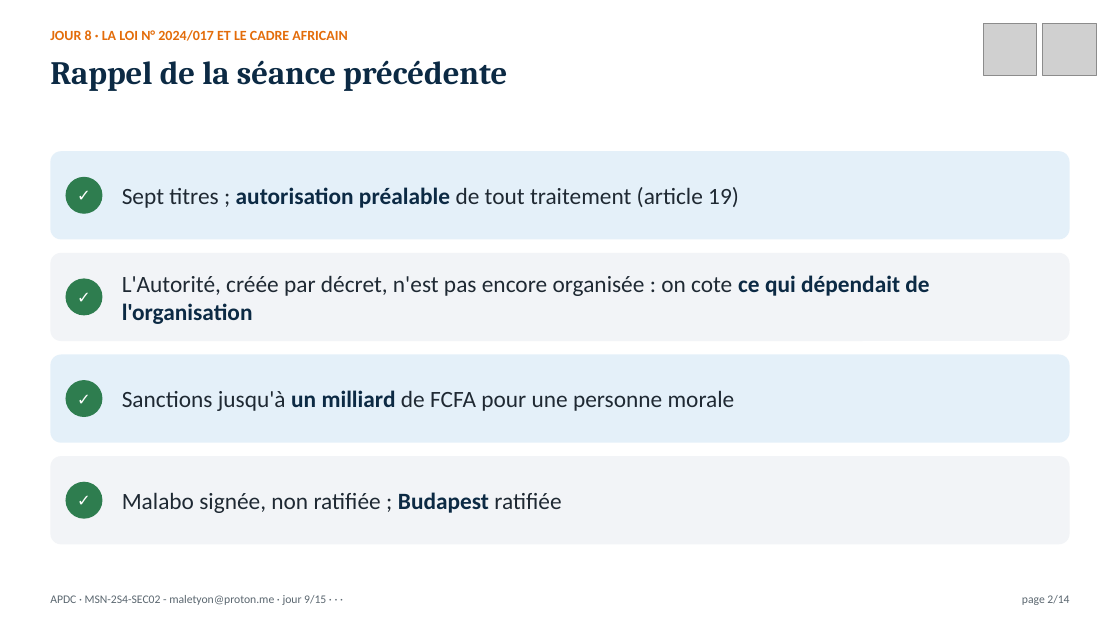
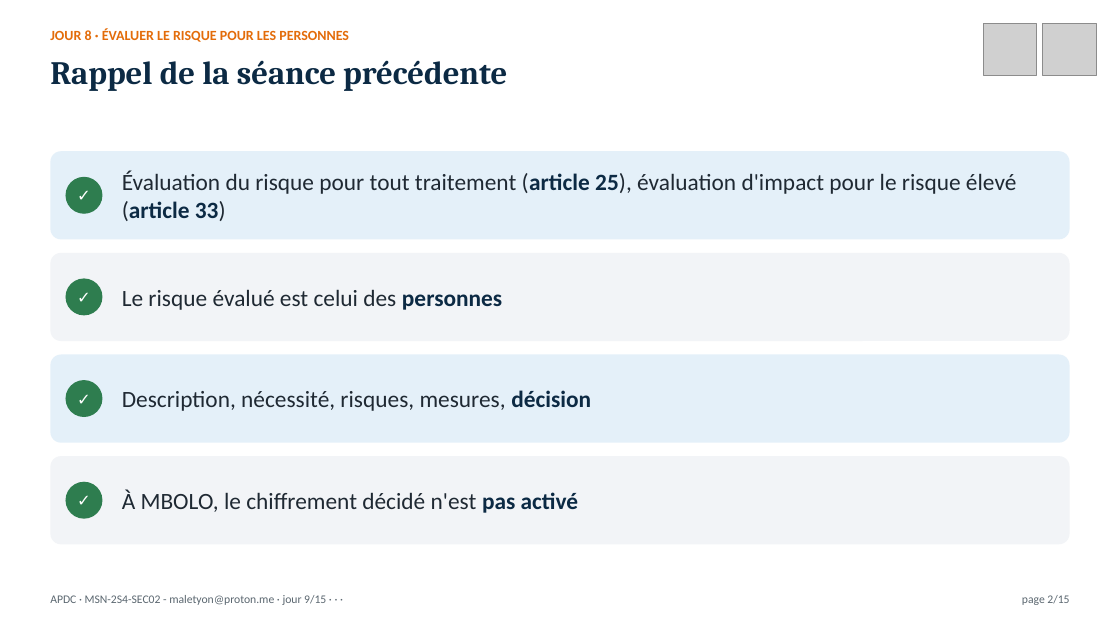
Before and after one commit to MaletYon/cours-apdc, a slide deck: slide 2 of Présentation/APDC_J09.pptx. Drawn at 1120x630 pixels with LibreOffice and Linux fonts; fonts in the diff are those of the drawing; grey boxes stand for pictures. Boxes give left, top, right and bottom in pixels: in the first picture for what was removed or moved away, otherwise in the second. Text is boxed around its words. In the diff, an @@ line names an element or a change of style, - is before the commit and + after.

```diff
--- a/Présentation/APDC_J09.pptx
+++ b/Présentation/APDC_J09.pptx
@@ text at box(50, 29, 349, 42): text changed @@
-JOUR 8 · LA LOI N° 2024/017 ET LE CADRE AFRICAIN
+JOUR 8 · ÉVALUER LE RISQUE POUR LES PERSONNES
@@ text at box(122, 170, 1016, 221): text changed @@
-Sept titres ; autorisation préalable de tout traitement (article 19)
+Évaluation du risque pour tout traitement (article 25), évaluation d'impact pour le risque élevé (article 33)
@@ text at box(122, 289, 502, 310): text changed @@
-L'Autorité, créée par décret, n'est pas encore organisée : on cote ce qui dépendait de l'organisation
+Le risque évalué est celui des personnes
@@ text at box(122, 390, 591, 411): text changed @@
-Sanctions jusqu'à un milliard de FCFA pour une personne morale
+Description, nécessité, risques, mesures, décision
@@ text at box(122, 489, 579, 513): text changed @@
-Malabo signée, non ratifiée ; Budapest ratifiée
+À MBOLO, le chiffrement décidé n'est pas activé
@@ text at box(1022, 595, 1069, 605): text changed @@
-page 2/14
+page 2/15
```
Also in this commit, not shown: 7 other slides changed, 7 slides added, 6 slides removed, 53 other files.
